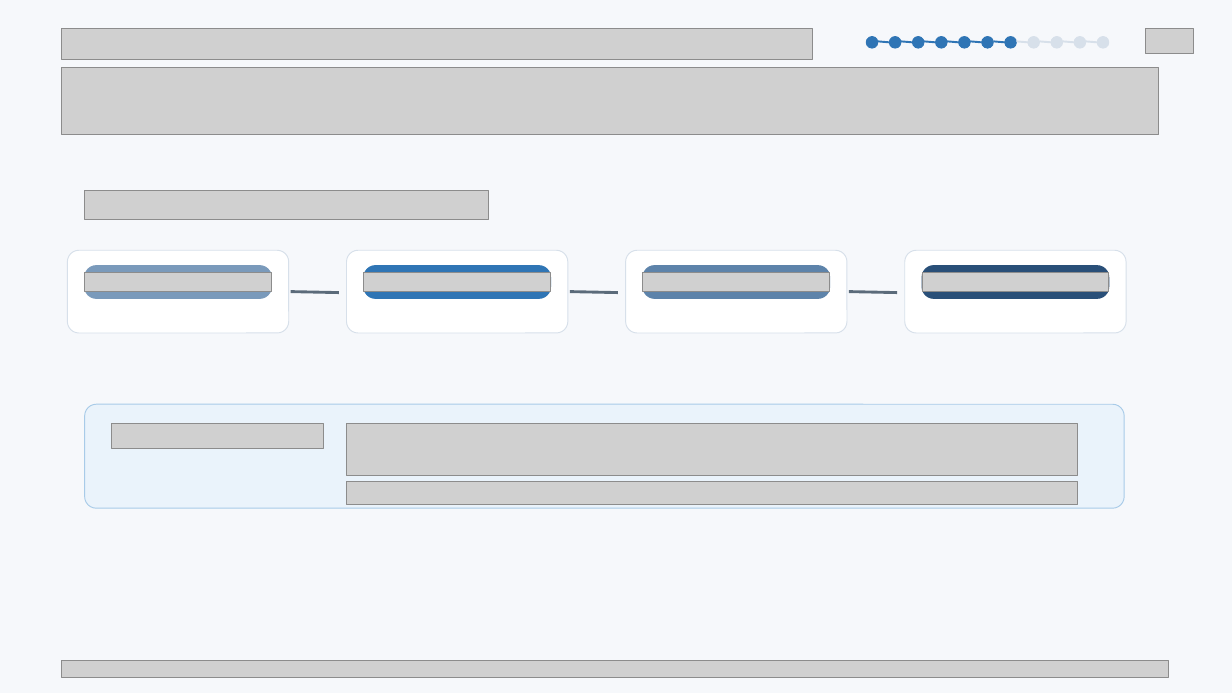
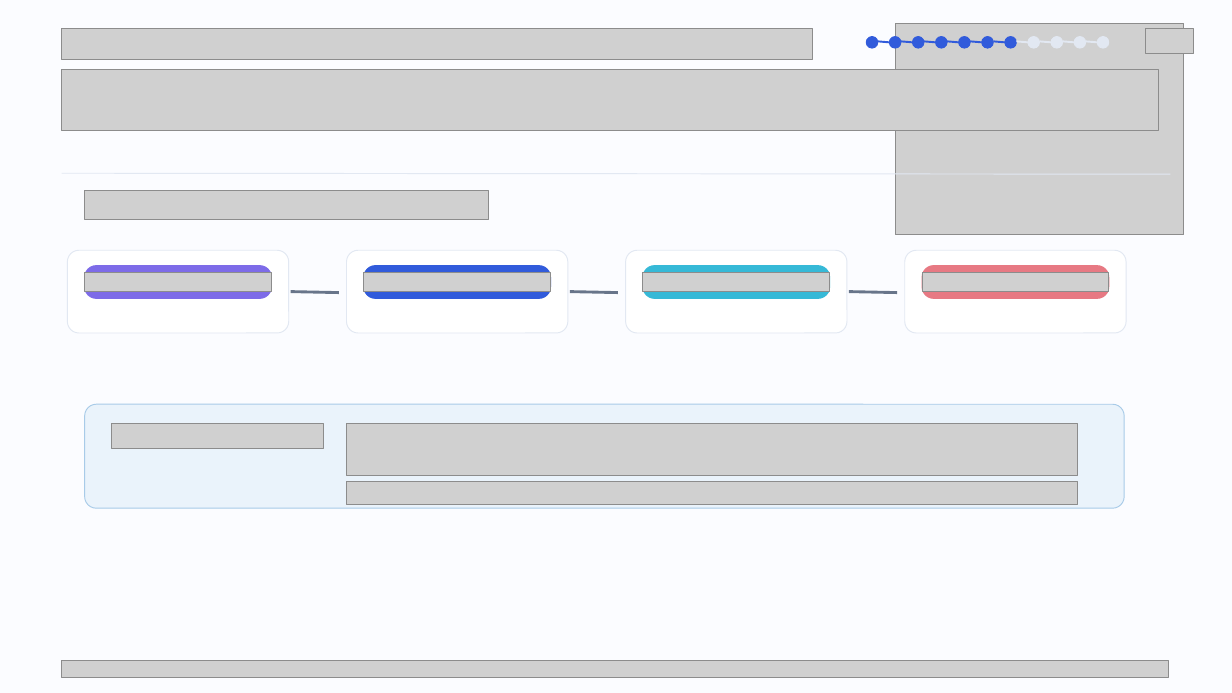
Before and after one commit to why-username/bigdata-agent, a slide deck: slide 10 of output/vehicle-defect-agent.pptx. Drawn at 1232x693 pixels with LibreOffice and Linux fonts; fonts in the diff are those of the drawing; grey boxes stand for pictures. Boxes give left, top, right and bottom in pixels: in the first picture for what was removed or moved away, otherwise in the second. Text is boxed around its words. In the diff, an @@ line names an element or a change of style, - is before the commit and + after.

```diff
--- a/output/vehicle-defect-agent.pptx
+++ b/output/vehicle-defect-agent.pptx
@@ background #F6F8FB to #FBFCFF @@
@@ picture added at [896,23,1184,235] @@
@@ line (878, 42) - (889, 43): stroke #2F75B5 1.5 pt to #315BDB 1.5 pt @@
@@ line (901, 42) - (913, 43): stroke #2F75B5 1.5 pt to #315BDB 1.5 pt @@
@@ line (924, 42) - (935, 43): stroke #2F75B5 1.5 pt to #315BDB 1.5 pt @@
@@ line (947, 42) - (959, 43): stroke #2F75B5 1.5 pt to #315BDB 1.5 pt @@
@@ line (970, 42) - (982, 43): stroke #2F75B5 1.5 pt to #315BDB 1.5 pt @@
@@ line (994, 42) - (1006, 43): stroke #2F75B5 1.5 pt to #315BDB 1.5 pt @@
@@ line (1017, 42) - (1028, 43): stroke #D7E0EA 1.5 pt to #E2E8F2 1.5 pt @@
@@ line (1040, 42) - (1052, 43): stroke #D7E0EA 1.5 pt to #E2E8F2 1.5 pt @@
@@ line (1063, 42) - (1074, 43): stroke #D7E0EA 1.5 pt to #E2E8F2 1.5 pt @@
@@ line (1086, 42) - (1098, 43): stroke #D7E0EA 1.5 pt to #E2E8F2 1.5 pt @@
@@ fill #D7E0EA to #E2E8F2; outline #D7E0EA 0.75 pt to #E2E8F2 0.75 pt in 4 elements at [1028,37,1039,48], [1052,37,1063,48], [1074,37,1085,48], [1098,37,1109,48] @@
@@ picture: place and size @@
-picture at [62,67,1160,135]
+picture at [62,69,1160,131]
@@ line added from (62, 174) to (1171, 175), #E2E8F2 0.75 pt @@
@@ rounded rectangle at [85,266,272,299]: fill #7A9ABB to #7D6BE8; outline #7A9ABB 0.75 pt to #7D6BE8 0.75 pt @@
@@ fill #2F75B5 to #315BDB; outline #2F75B5 0.75 pt to #315BDB 0.75 pt in 8 elements at [867,37,878,48], [889,37,900,48], [913,37,924,48], [935,37,946,48], [959,37,970,48], [982,37,993,48], [1006,37,1017,48], [364,266,551,299] @@
@@ rounded rectangle at [643,266,830,299]: fill #5D83AA to #36B9D7; outline #5D83AA 0.75 pt to #36B9D7 0.75 pt @@
@@ outline #D7E0EA 0.75 pt to #E2E8F2 0.75 pt in 4 elements at [67,250,289,334], [347,250,568,334], [626,250,848,334], [905,250,1127,334] @@
@@ rounded rectangle at [922,266,1109,299]: fill #294F78 to #E77983; outline #294F78 0.75 pt to #E77983 0.75 pt @@
@@ line (291, 292) - (339, 293): stroke #5B6B7A 2.25 pt to #68758A 2.25 pt @@
@@ line (570, 292) - (618, 293): stroke #5B6B7A 2.25 pt to #68758A 2.25 pt @@
@@ line (849, 292) - (897, 293): stroke #5B6B7A 2.25 pt to #68758A 2.25 pt @@
```
Also in this commit, not shown: 10 other slides changed, 6 slides added, 6 slides removed, 1 other file.
